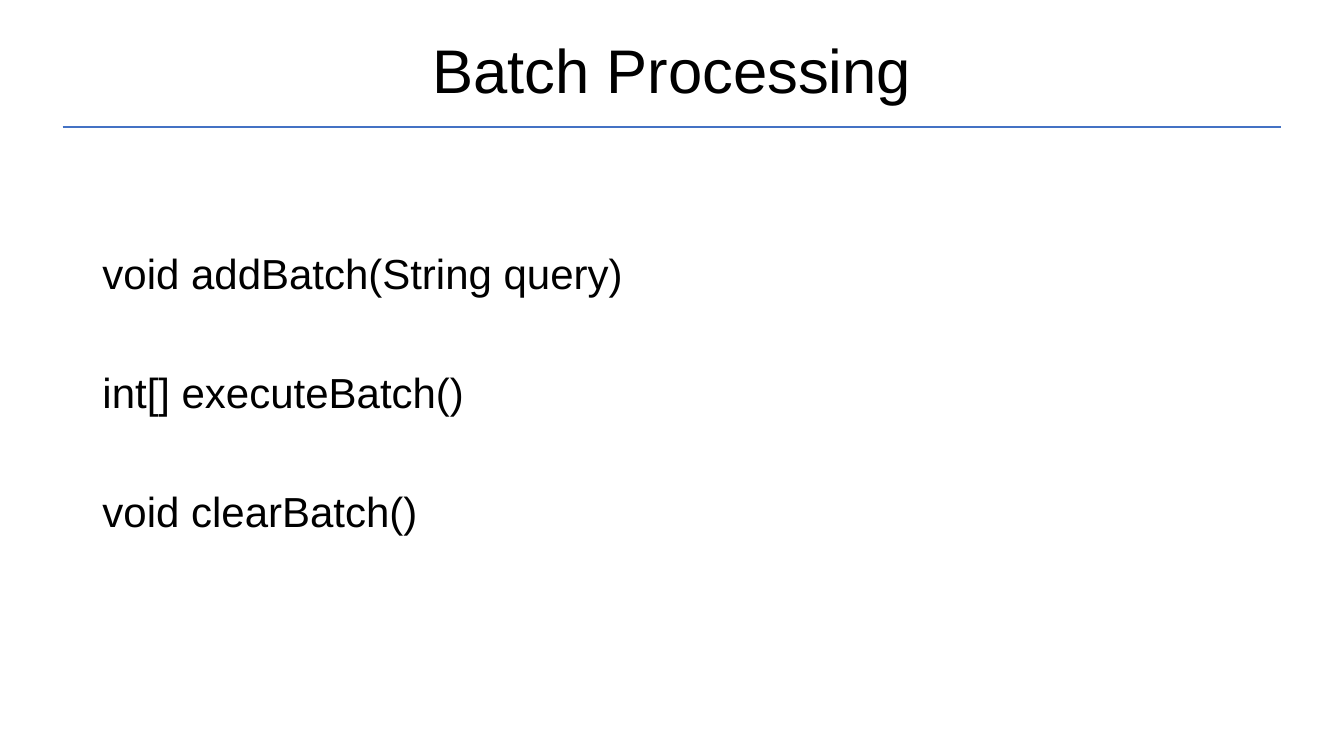
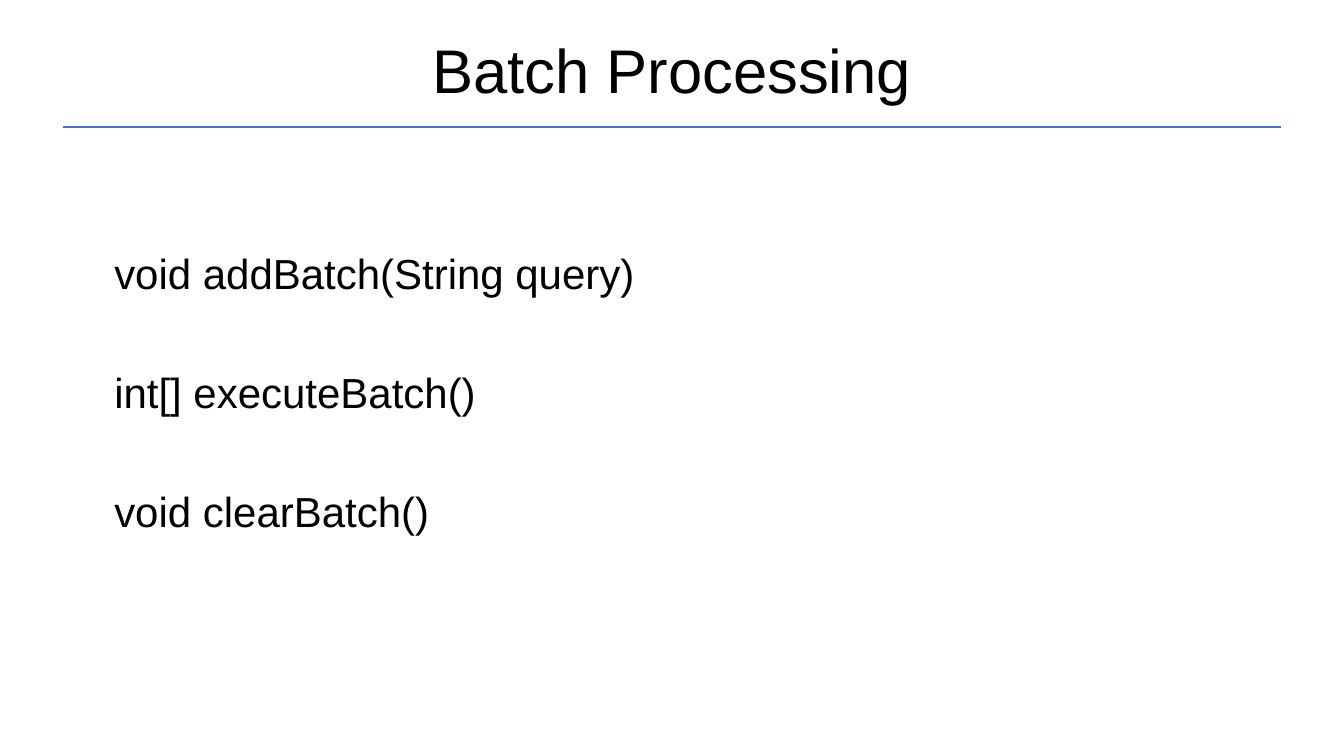
Before and after one commit to Garnik94/Levelup_presentations, a slide deck: slide 17 of JDBC/JDBC_Presentation.pptx. Drawn at 1344x756 pixels with LibreOffice and Linux fonts; fonts in the diff are those of the drawing. Boxes give left, top, right and bottom in pixels: in the first picture for what was removed or moved away, otherwise in the second. Text is boxed around its words. In the diff, an @@ line names an element or a change of style, - is before the commit and + after.

```diff
--- a/JDBC/JDBC_Presentation.pptx
+++ b/JDBC/JDBC_Presentation.pptx
@@ text "void addBatch(String query)": place and size @@
-text "void addBatch(String query)" at (102,258,623,535)
+text "void addBatch(String query)" at (114,258,634,535)
```
Also in this commit, not shown: 1 other slide changed, 2 other files.
